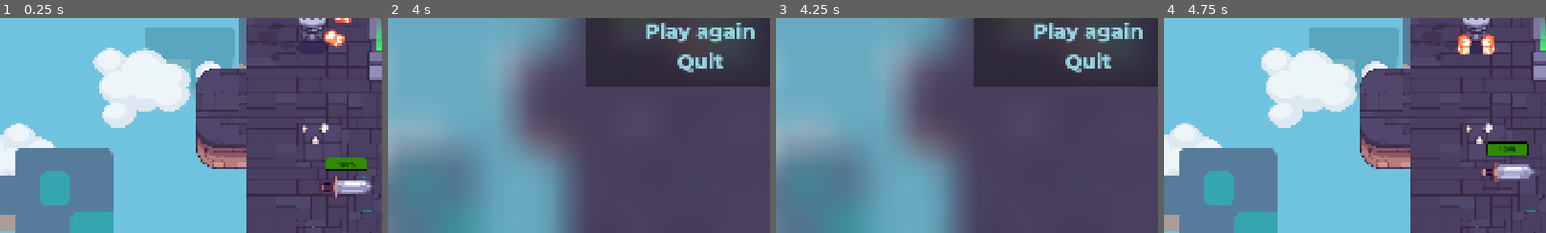
Above: before the commit, frames 1-4 (left to right).
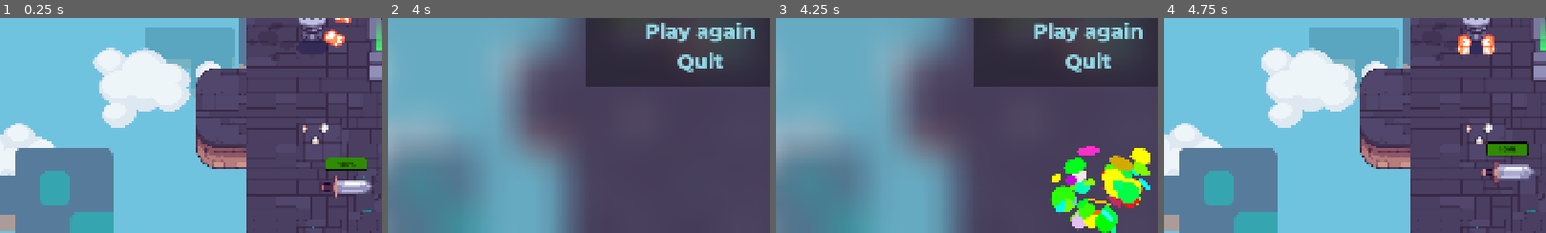
Above: after the commit, the same moments.

Repository: iFryTheReal/GDQuestTweenStick
Game: Godot game, scene res://levels/level_1.tscn
The game is run twice, just before and just after one commit, with the same random seed, the same clock (stepped at 60 frames per second) and the same inputs. The project has no main scene, so this scene is started directly. Sound files missing from this copy of the repository are replaced by a short silence.
Inputs (mouse positions are % of the whole screen's width and height, from its top left):
- Up to frame 1 (0.25 s): no input
- Up to frame 2 (4 s): tap Enter at 0.5 s; move the mouse to (72, 45) at 0.52 s; hold D (move_right) 0.53-1.25 s; hold E (interact) 0.53-1.25 s; click (72, 45) at 0.67 s; click "Play again" at 1.25 s; move the mouse to (30, 55) at 2.02 s; hold S (move_down) 2.03-2.78 s; tap Space (shoot) at 2.1 s; move the mouse to (60, 28) at 2.77 s; hold D (move_right) 2.78-3.53 s; tap Z at 2.85 s; move the mouse to (45, 70) at 3.52 s; hold W (move_up) from 3.53 s (still down); tap E (interact) at 3.6 s; click (45, 70) at 3.67 s
- Up to frame 3 (4.25 s): keep holding W (move_up)
- Up to frame 4 (4.75 s): release W (move_up) at 4.25 s; click "Play again" at 4.25 s
The pictures show only the part of the screen within x 9-59%, y 50-100%; the shares and areas given below are measured in that part.

Frames 1-2 are identical in both runs. In frame 3, 5.6% of the frame differs, in the area x 71-98%, y 59-100%; in frame 4, nothing differs.

Commit message:
Add confettis spawn to end menu

Diff:
--- a/common/particles/confettis/confettis_particles.tscn
+++ b/common/particles/confettis/confettis_particles.tscn
@@ -35,9 +35,11 @@
 
 [node name="ConfettisParticles" type="GPUParticles2D"]
 material = SubResource("ShaderMaterial_1awbp")
+emitting = false
 amount = 48
 texture = ExtResource("1_1awbp")
 lifetime = 1.5
+one_shot = true
 preprocess = 0.1
 explosiveness = 0.9
 process_material = SubResource("ParticleProcessMaterial_8go7r")
--- a/ui/end_menu.gd
+++ b/ui/end_menu.gd
@@ -3,6 +3,10 @@
 @onready var _time: Label = %Time
 @onready var _replay_button: Button = %ReplayButton
 @onready var _quit_button: Button = %QuitButton
+
+@export_group("Confettis", "confettis_")
+@export var confettis_amount: int = 5
+@export var confettis_spawn_delay: float = 0.5
 
 var start_time: float = 0.0
 
@@ -19,6 +23,7 @@
 	get_tree().paused = true
 	set_elapsed_time()
 	visible = true
+	spawn_confettis()
 
 func set_elapsed_time() -> void:
 	var elapsed_time_ms: float = 0.0
@@ -26,3 +31,17 @@
 	var elapsed_time_s: float = elapsed_time_ms / 1000
 	elapsed_time_s = snappedf(elapsed_time_s, 0.01)
 	_time.text = "Time : " + str(elapsed_time_s) + "s"
+
+func spawn_confettis () -> void:
+	var viewport_dimension: Vector2 = get_viewport_rect().size
+	var confettis_scene: PackedScene = preload("uid://d25v1o0ynt2at")
+
+	for _i in confettis_amount:
+		await get_tree().create_timer(confettis_spawn_delay).timeout
+
+		var confettis: GPUParticles2D = confettis_scene.instantiate()
+		add_child(confettis)
+
+		confettis.global_position = Vector2(randf_range(0.0, viewport_dimension.x), viewport_dimension.y)
+
+		confettis.emitting = true
